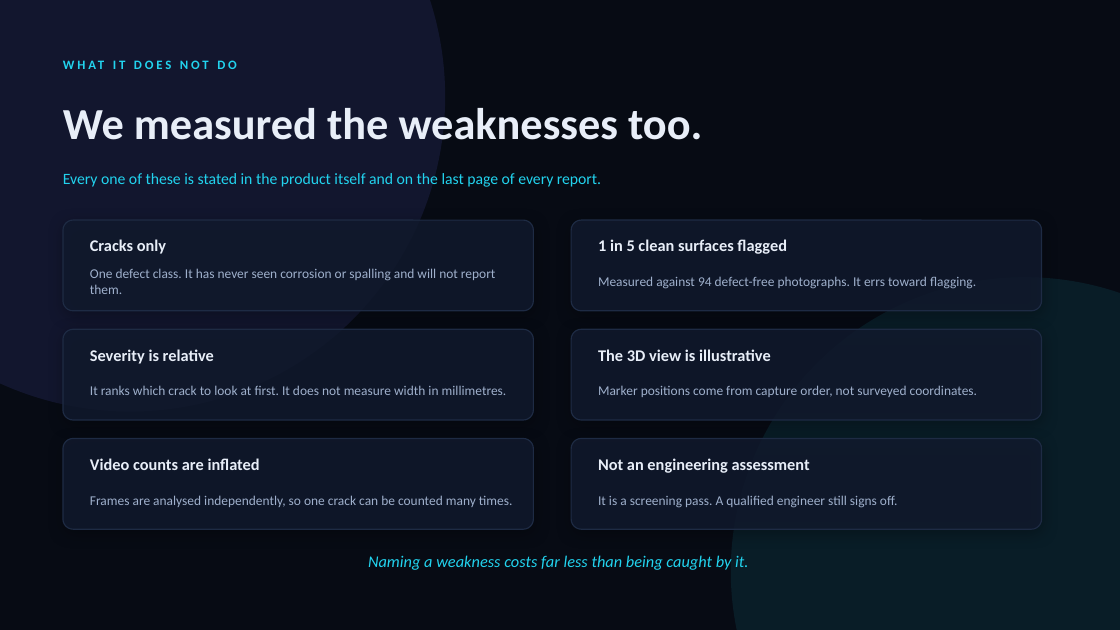
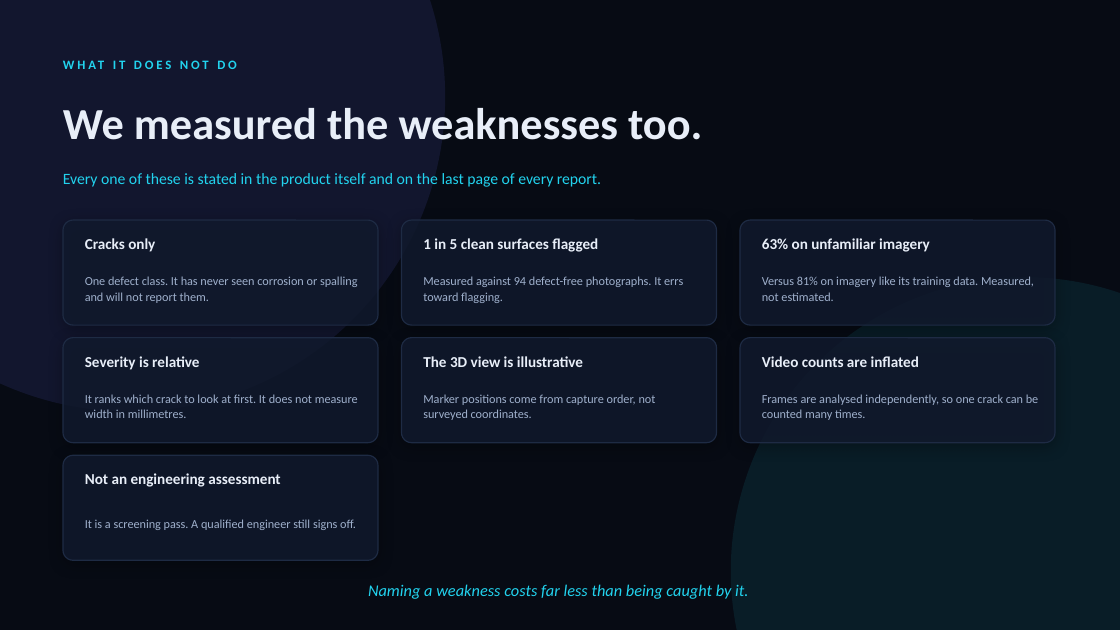
Before and after one commit to drhafiz-ayaan/twinverse-inspect-ai, a slide deck: slide 9 of deliverables/TwinVerse_Inspect_AI_Pitch.pptx (slide 8 before the commit). Drawn at 1120x630 pixels with LibreOffice and Linux fonts; fonts in the diff are those of the drawing. Boxes give left, top, right and bottom in pixels: in the first picture for what was removed or moved away, otherwise in the second. Text is boxed around its words. In the diff, an @@ line names an element or a change of style, - is before the commit and + after.

```diff
--- a/deliverables/TwinVerse_Inspect_AI_Pitch.pptx
+++ b/deliverables/TwinVerse_Inspect_AI_Pitch.pptx
@@ rounded rectangle: place and size @@
-rounded rectangle at [63, 220, 534, 311]
+rounded rectangle at [63, 220, 378, 325]
@@ rounded rectangle: place and size @@
-rounded rectangle at [571, 220, 1042, 311]
+rounded rectangle at [402, 220, 717, 325]
@@ text "1 in 5 clean surfaces ...": place and size @@
-text "1 in 5 clean surfaces ..." at [598, 239, 787, 254]
+text "1 in 5 clean surfaces ..." at [423, 238, 598, 252]
@@ rounded rectangle: place and size @@
-rounded rectangle at [63, 329, 534, 420]
+rounded rectangle at [740, 220, 1055, 325]
@@ text added at [762, 238, 930, 252], 13 pt, text #E8EEF8, bold @@
+63% on unfamiliar imagery
@@ text "Measured against 94 defect-free photographs. ...": place and size @@
-text "Measured against 94 defect-free photographs. ..." at [598, 276, 976, 289]
+text "Measured against 94 defect-free photographs. ..." at [423, 276, 683, 303]
@@ text added at [762, 276, 1034, 301], 10.5 pt, text #9FB0CC @@
+Versus 81% on imagery like its training data. Measured, not estimated.
@@ proportions changed in 6 elements at [63, 220, 378, 325], [402, 220, 717, 325], [740, 338, 1055, 443], [402, 338, 717, 443], [740, 220, 1055, 325], [63, 338, 378, 443] @@
@@ rounded rectangle: place and size @@
-rounded rectangle at [571, 329, 1042, 420]
+rounded rectangle at [63, 338, 378, 443]
@@ text "Severity is relative": place and size @@
-text "Severity is relative" at [90, 349, 214, 364]
+text "Severity is relative" at [85, 356, 199, 370]
@@ rounded rectangle: place and size @@
-rounded rectangle at [63, 439, 534, 529]
+rounded rectangle at [402, 338, 717, 443]
@@ text "The 3D view is illustrative": place and size @@
-text "The 3D view is illustrative" at [598, 349, 771, 361]
+text "The 3D view is illustrative" at [423, 356, 583, 367]
@@ rounded rectangle: place and size @@
-rounded rectangle at [571, 439, 1042, 529]
+rounded rectangle at [740, 338, 1055, 443]
@@ text "Video counts are inflated": place and size @@
-text "Video counts are inflated" at [90, 458, 260, 470]
+text "Video counts are inflated" at [762, 356, 919, 367]
@@ text "Marker positions come from capture ...": place and size @@
-text "Marker positions come from capture ..." at [598, 385, 977, 397]
+text "Marker positions come from capture ..." at [423, 394, 656, 420]
@@ text "Frames are analysed independently, so ...": place and size @@
-text "Frames are analysed independently, so ..." at [90, 495, 513, 507]
+text "Frames are analysed independently, so ..." at [762, 394, 1038, 420]
@@ rounded rectangle added at [63, 455, 378, 560], fill #111A2E at 82% opacity, outline #1E2B44 1 pt @@
@@ size 14 to 13 pt in 6 elements at [85, 238, 155, 252], [423, 238, 598, 252], [85, 356, 199, 370], [423, 356, 583, 367], [762, 356, 919, 367], [85, 473, 280, 487] @@
@@ text "Not an engineering assessment": place and size @@
-text "Not an engineering assessment" at [598, 458, 810, 473]
+text "Not an engineering assessment" at [85, 473, 280, 487]
@@ size 11.5 to 10.5 pt; line spacing 1 to 1.05 in 6 elements at [85, 276, 358, 303], [423, 276, 683, 303], [85, 394, 358, 418], [423, 394, 656, 420], [762, 394, 1038, 420], [85, 519, 356, 530] @@
@@ text "It is a screening pass. ...": place and size @@
-text "It is a screening pass. ..." at [598, 495, 897, 508]
+text "It is a screening pass. ..." at [85, 519, 356, 530]
@@ text "Naming a weakness costs far ...": place and size @@
-text "Naming a weakness costs far ..." at [368, 555, 748, 570]
+text "Naming a weakness costs far ..." at [368, 584, 748, 599]
```
Also in this commit, not shown: 3 other slides changed, 1 slide added, 4 other files.
